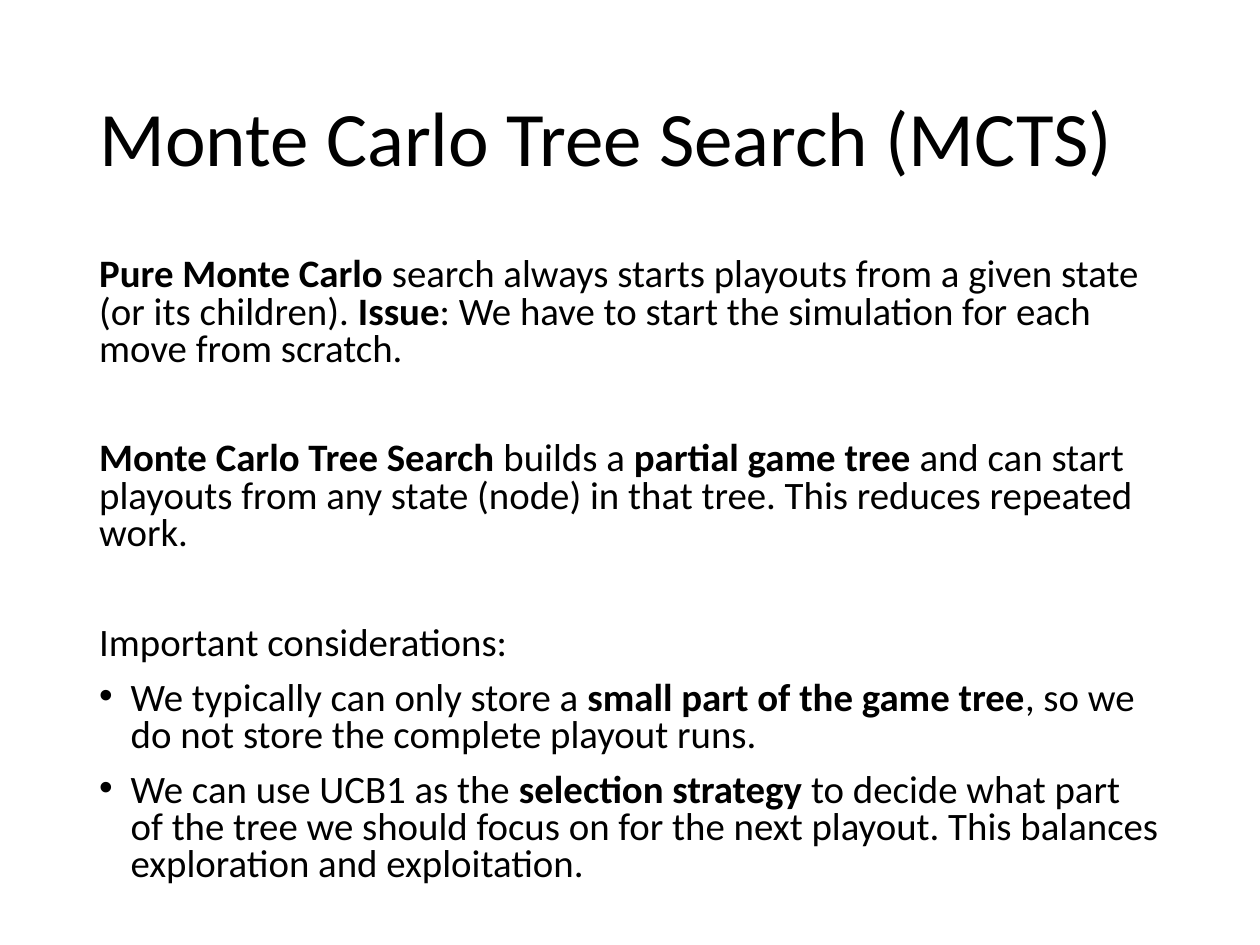
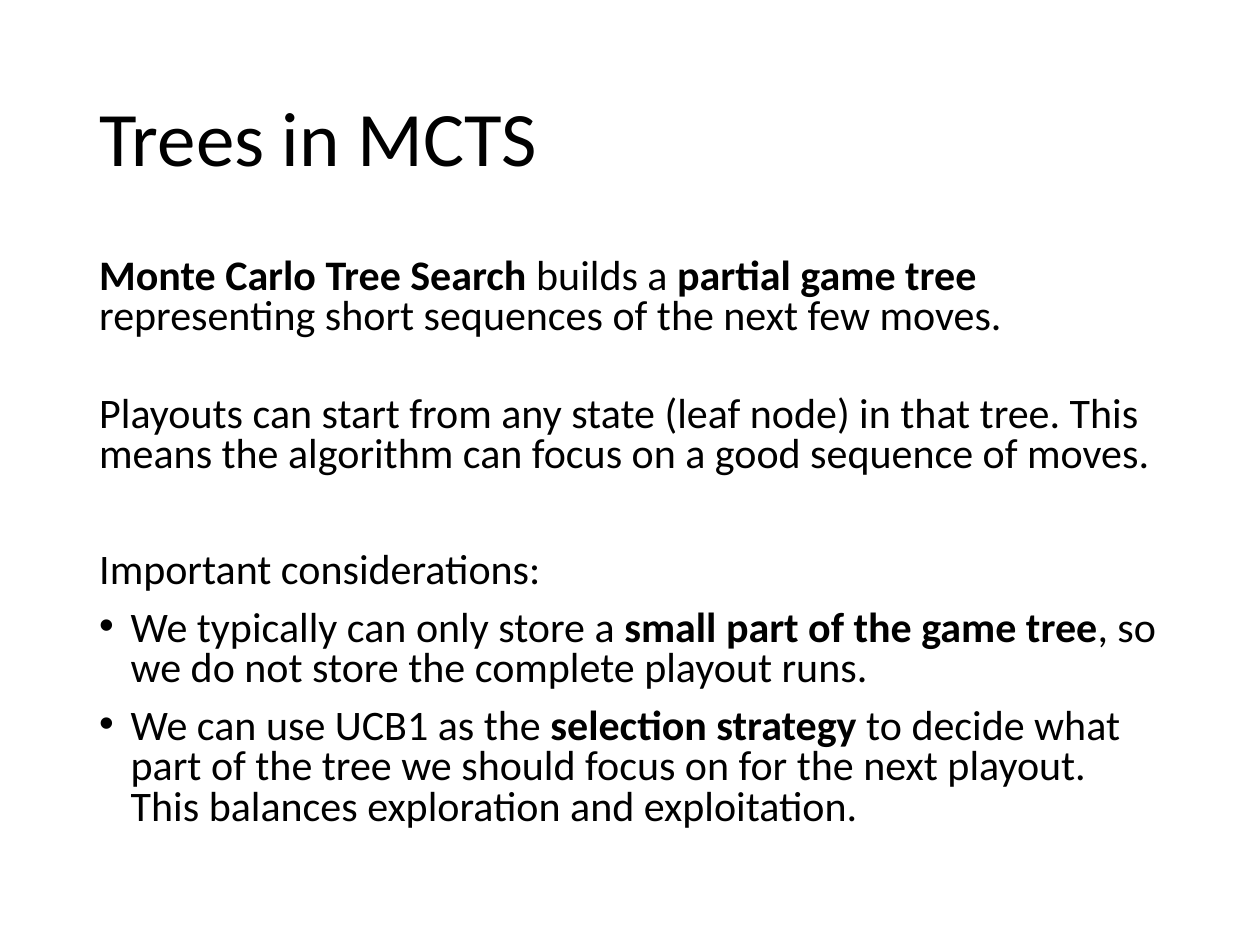
Before and after one commit to mhahsler/CS7320-AI, a slide deck: slide 42 of slides/05_games.pptx (slide 41 before the commit). Drawn at 1260x945 pixels with LibreOffice and Linux fonts; fonts in the diff are those of the drawing. Boxes give left, top, right and bottom in pixels: in the first picture for what was removed or moved away, otherwise in the second. Text is boxed around its words. In the diff, an @@ line names an element or a change of style, - is before the commit and + after.

Commit message:
fixed MCTS.

```diff
--- a/slides/05_games.pptx
+++ b/slides/05_games.pptx
@@ title at <box>99,113,537,167</box>: text changed @@
-Monte Carlo Tree Search (MCTS)
+Trees in MCTS
@@ text at <box>99,260,1149,476</box>: text changed; size 22.2 to 24 pt @@
-Pure Monte Carlo search always starts playouts from a given state (or its children). Issue: We have to start the simulation for each move from scratch.
-Monte Carlo Tree Search builds a partial game tree and can start playouts from any state (node) in that tree. This reduces repeated work.
+Monte Carlo Tree Search builds a partial game tree representing short sequences of the next few moves.
+Playouts can start from any state (leaf node) in that tree. This means the algorithm can focus on a good sequence of moves.
@@ text at <box>99,554,1156,828</box>: size 22.2 to 24 pt in "Important considerations:", "We typically can only store a small ...", "We can use UCB1 as the selection ..." @@
```
Also in this commit, not shown: 3 other slides changed, 1 slide added, 1 slide removed, 1 other file.
